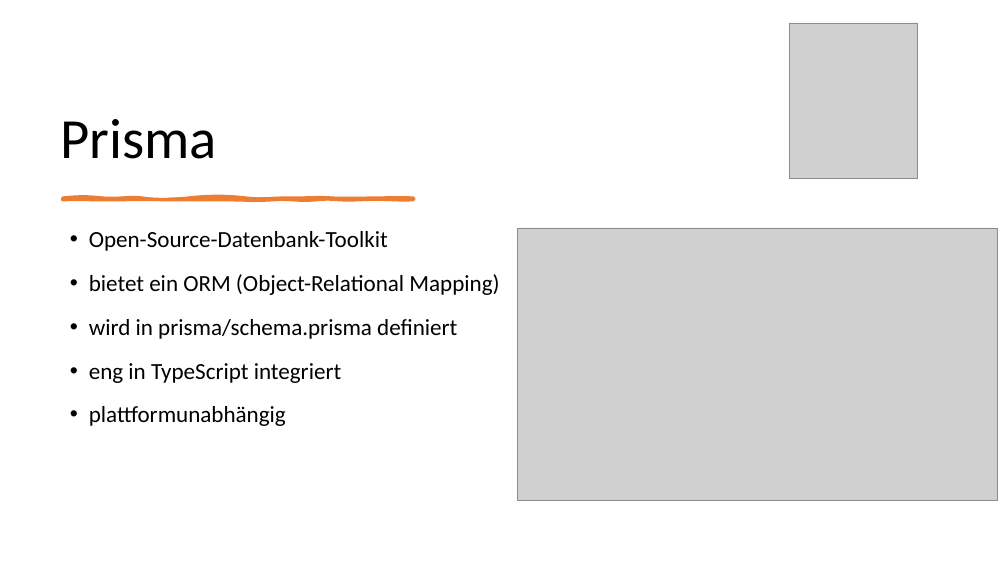
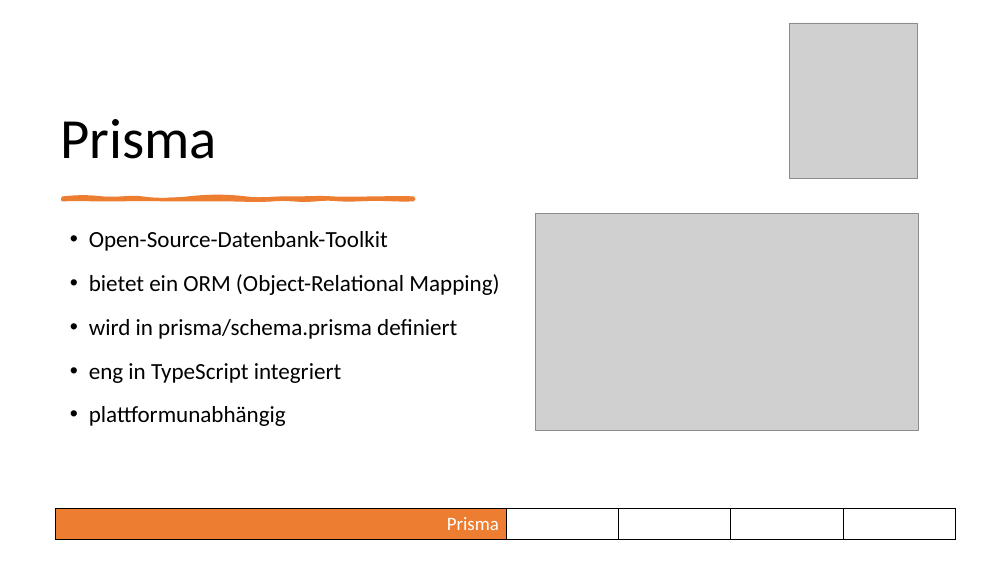
Before and after one commit to RocordJavaScript2023/realtime, a slide deck: slide 5 of presentation/realtime.pptx. Drawn at 1008x567 pixels with LibreOffice and Linux fonts; fonts in the diff are those of the drawing; grey boxes stand for pictures. Boxes give left, top, right and bottom in pixels: in the first picture for what was removed or moved away, otherwise in the second. Text is boxed around its words. In the diff, an @@ line names an element or a change of style, - is before the commit and + after.

```diff
--- a/presentation/realtime.pptx
+++ b/presentation/realtime.pptx
@@ picture: place and size @@
-picture at (518, 228, 997, 501)
+picture at (535, 214, 918, 431)
@@ table added at (55, 508, 952, 539), 1 rows, 8 columns @@
+ |  |  | Prisma |  |  |  | 
```
Also in this commit, not shown: 16 other slides changed.
